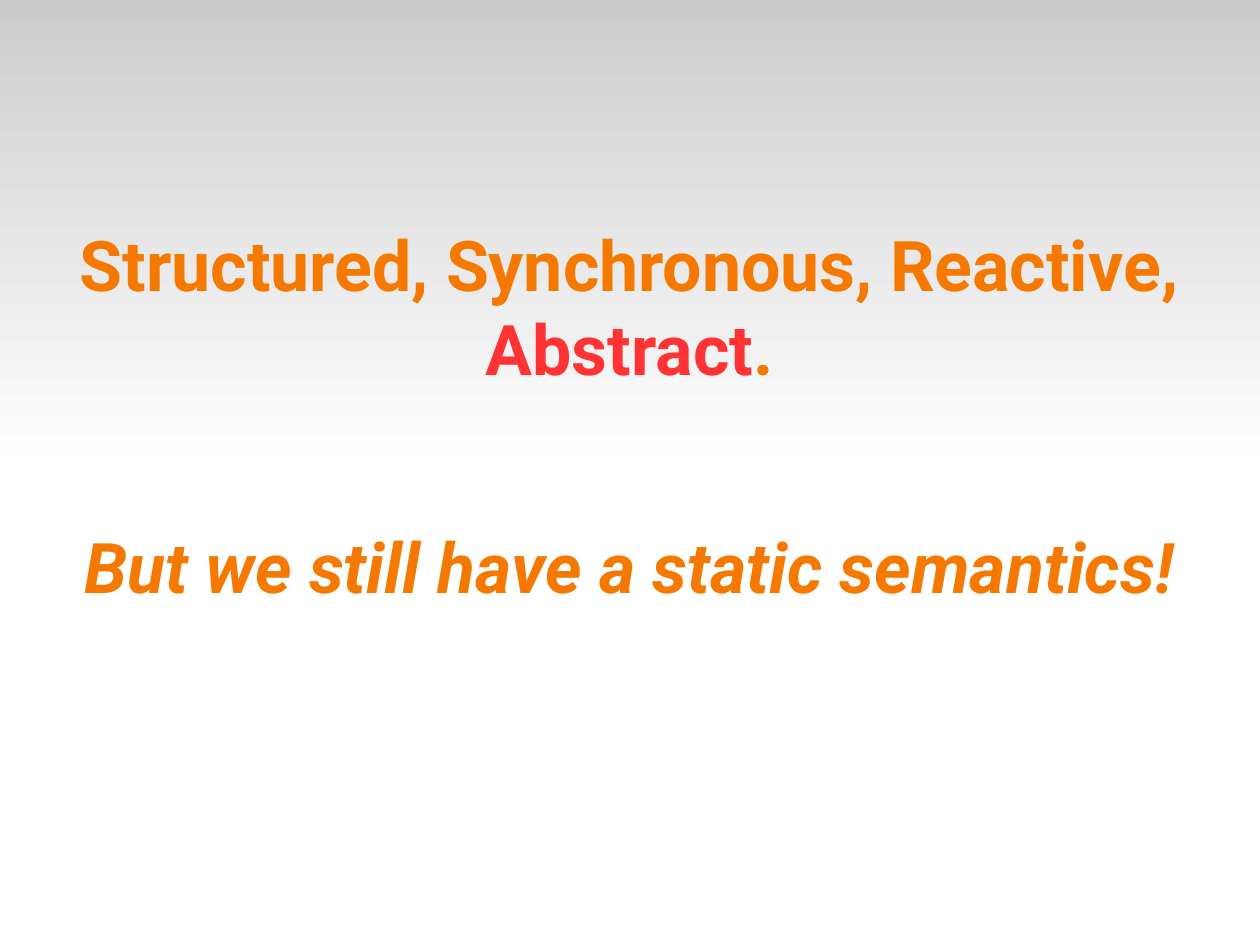
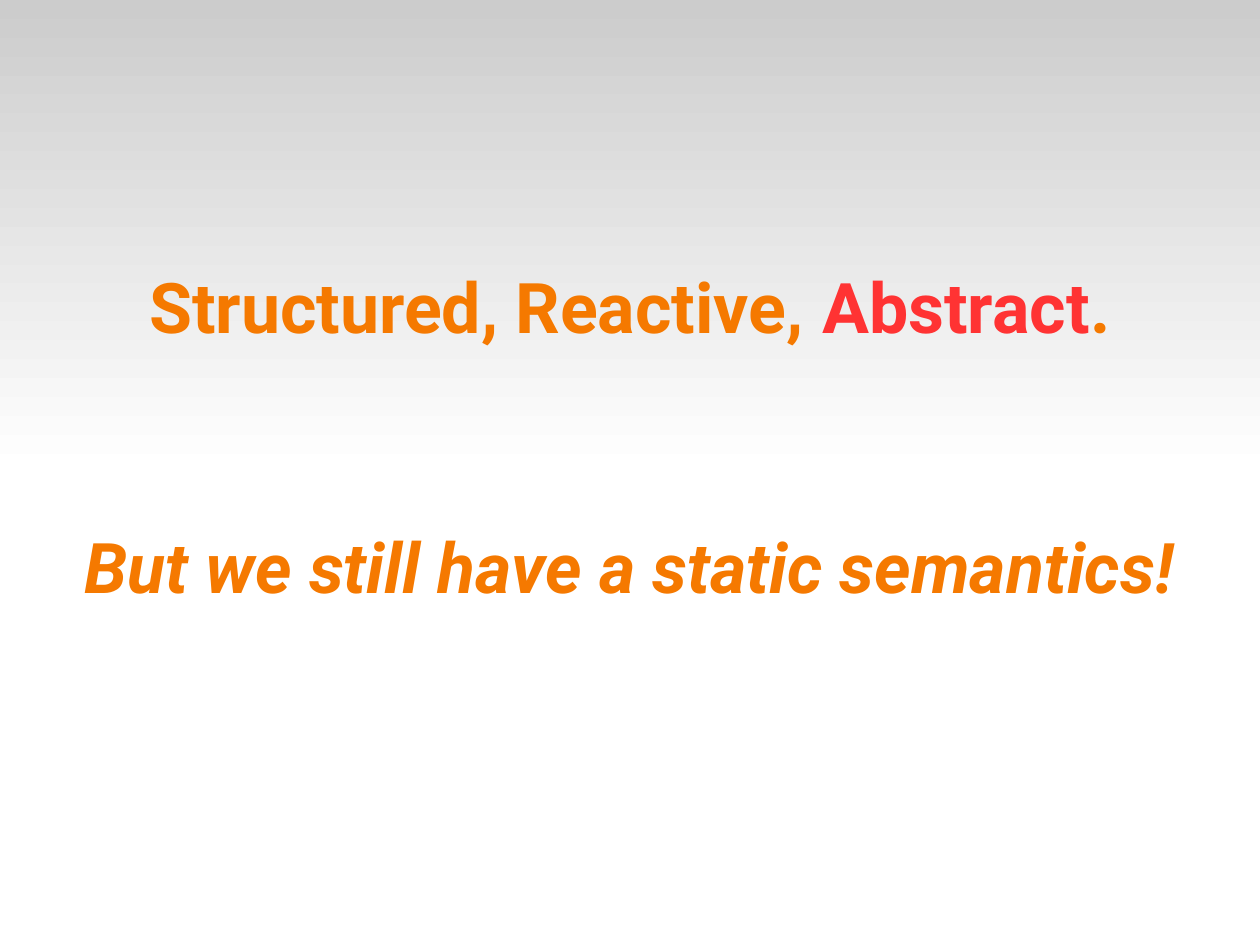
Before and after one commit to fsantanna-no/ceu-docs, a slide deck: slide 10 of ceu_mod.odp. Drawn at 1260x945 pixels with LibreOffice and Linux fonts; fonts in the diff are those of the drawing. Boxes give left, top, right and bottom in pixels: in the first picture for what was removed or moved away, otherwise in the second. Text is boxed around its words. In the diff, an @@ line names an element or a change of style, - is before the commit and + after.

```diff
--- a/ceu_mod.odp
+++ b/ceu_mod.odp
@@ title at [149, 280, 1110, 346]: text changed @@
-Structured, Synchronous, Reactive, Abstract.
+Structured, Reactive, Abstract.
```
Also in this commit, not shown: 14 other slides changed, 12 other files.
